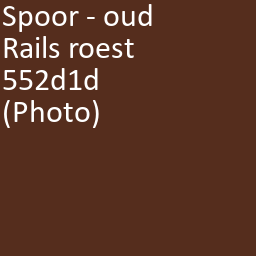
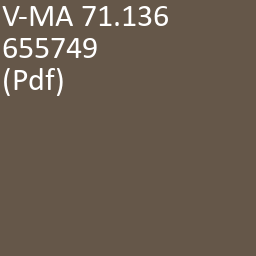
Revision of a layered 256x256 image; what changed, layer by layer:
renamed "Spoor - oud ..." to "V-MA 71.136 ...", painted on it over (2, 4, 168, 128)
painted on "Achtergrond" over (0, 0, 256, 256)
